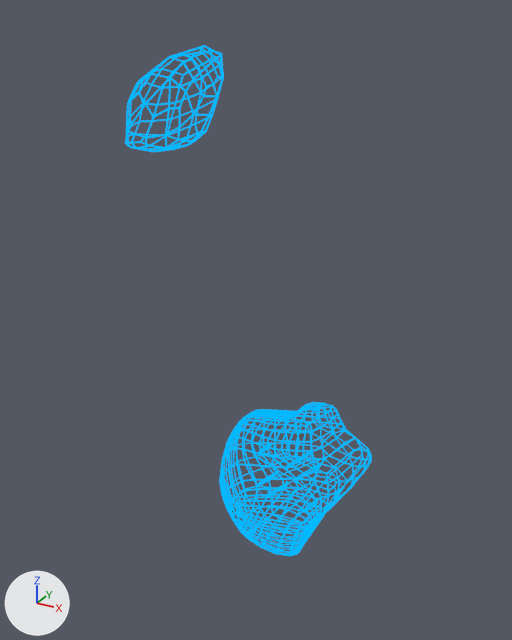
The glTF model Ausstellung2.glb as it was, and as the next commit left it.
Before and after are seen from a 50 mm camera at (1.78, -3.5, 3.74) aimed at (0.19, -0.62, 2.3). Every picture has the same lights, and +X, +Y and +Z are marked at lower left. Where no turn or scale is listed for an object, it has been applied to the vertices.
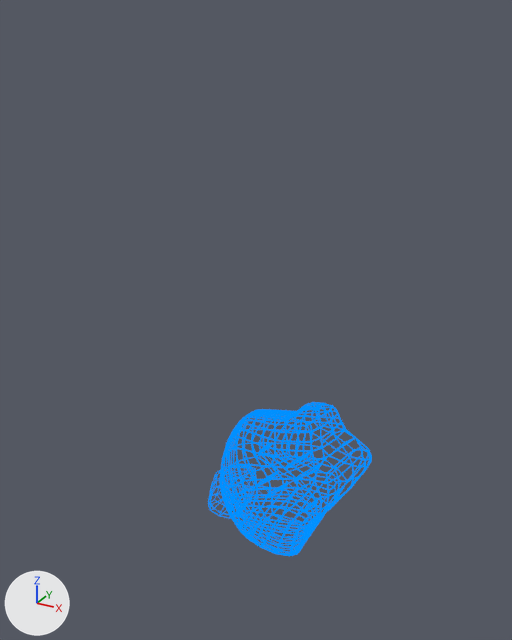
Location of each change, (x1, y1, x2, y2) in pixels of the pictures (512 x 640 px):
'Plane', recoloured (cyan to blue)
    both: (219, 402, 372, 556)
'Plane.001', recoloured, moved
    before: (125, 45, 224, 152)
    after: (208, 465, 257, 519)
'Plane.002', recoloured (cyan to blue)
    both: (255, 442, 320, 513)

Edits to the bpy script that builds the scene:
```text
Change mat_material_001:
    mat_material_001.emission_color: (0.0, 0.483, 1.0) -> (0.0, 0.278, 1.0)  # cyan #00b9ff -> blue #0090ff
Change ob_plane_001:
    ob_plane_001.location: (0.582, -1.843, 3.37) -> (0.033, -0.656, 1.086)
```
